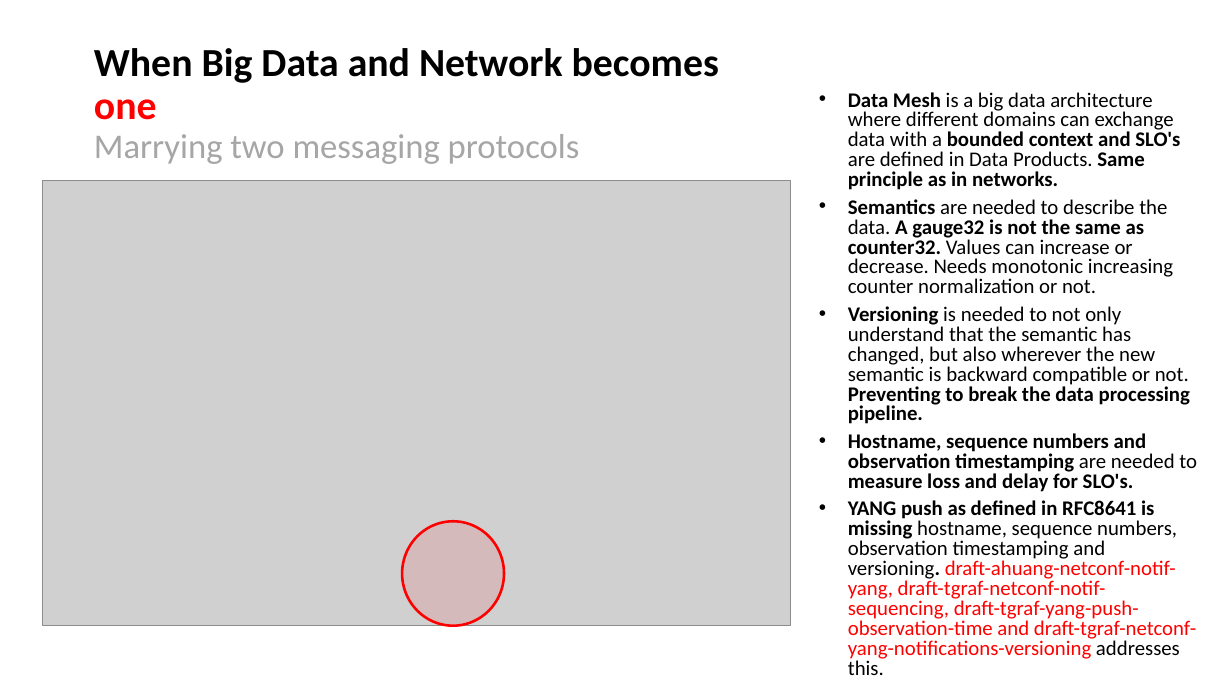
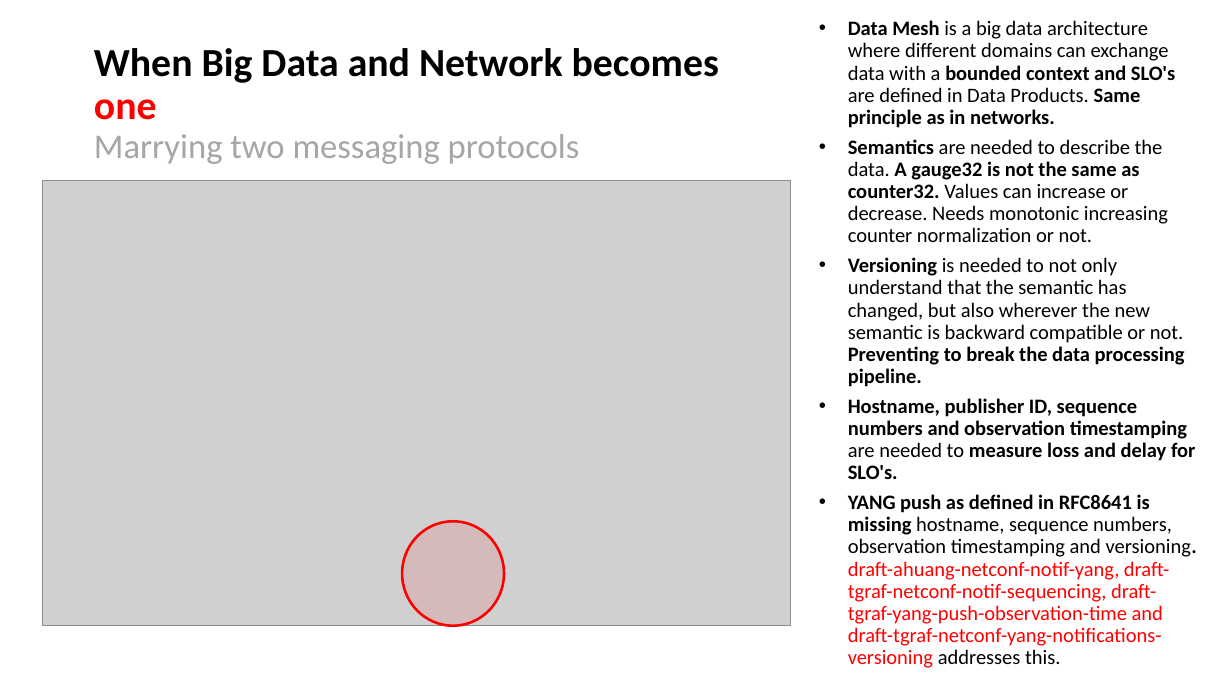
Before and after one commit to network-analytics/draft-ietf-netconf-yang-notifications-versioning, a slide deck: slide 4 of ietf116-netconf-yang-push-data-mesh-integration.pptx. Drawn at 1232x693 pixels with LibreOffice and Linux fonts; fonts in the diff are those of the drawing; grey boxes stand for pictures. Boxes give left, top, right and bottom in pixels: in the first picture for what was removed or moved away, otherwise in the second. Text is boxed around its words. In the diff, an @@ line names an element or a change of style, - is before the commit and + after.

Commit message:
publisher ID added

```diff
--- a/ietf116-netconf-yang-push-data-mesh-integration.pptx
+++ b/ietf116-netconf-yang-push-data-mesh-integration.pptx
@@ text "Data Mesh is a big ...": place and size @@
-text "Data Mesh is a big ..." at <box>848,92,1197,675</box>
+text "Data Mesh is a big ..." at <box>848,20,1197,668</box>
@@ text at <box>848,20,1197,668</box>: size 16.1 to 16 pt in "Data Mesh is a big data architecture ...", "Semantics are needed to describe the data. ...", "Versioning is needed to not only understand ...", "YANG push as defined in RFC8641 is ..."; line spacing 0.8 to 0.9 @@
@@ text at <box>848,398,1195,479</box>: text changed; size 16.1 to 16 pt @@
-• Hostname, sequence numbers and observation timestamping are needed to measure loss and delay for SLO's.
+• Hostname, publisher ID, sequence numbers and observation timestamping are needed to measure loss and delay for SLO's.
```
Also in this commit, not shown: 14 other slides changed, 3 other files.
